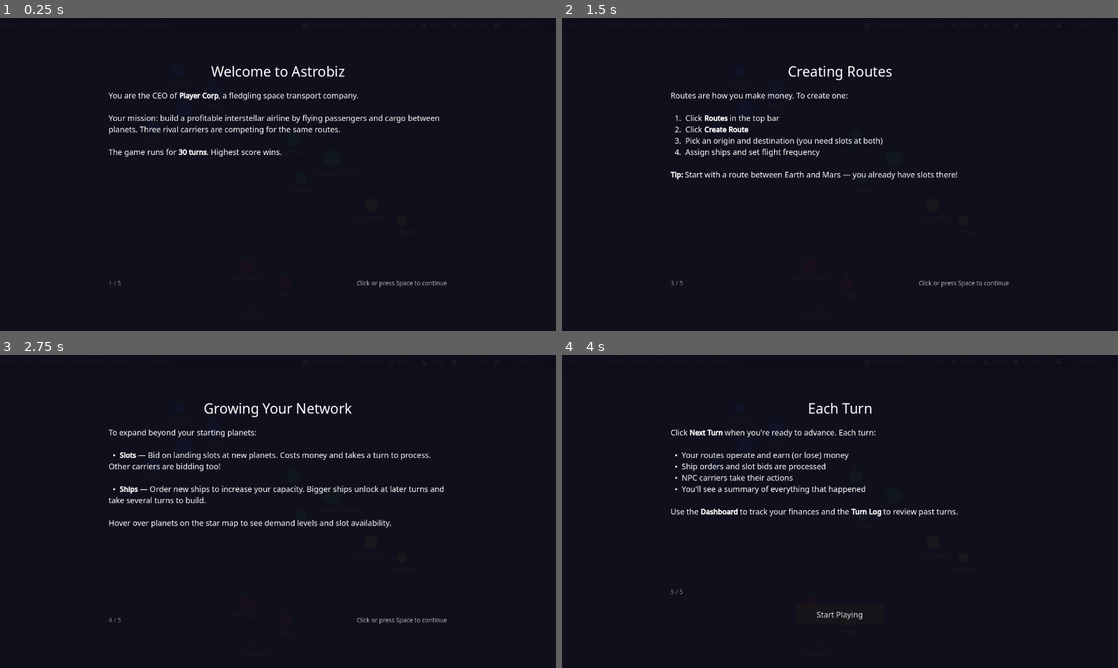
Above: before the commit, frames 1-4 (two rows, left to right).
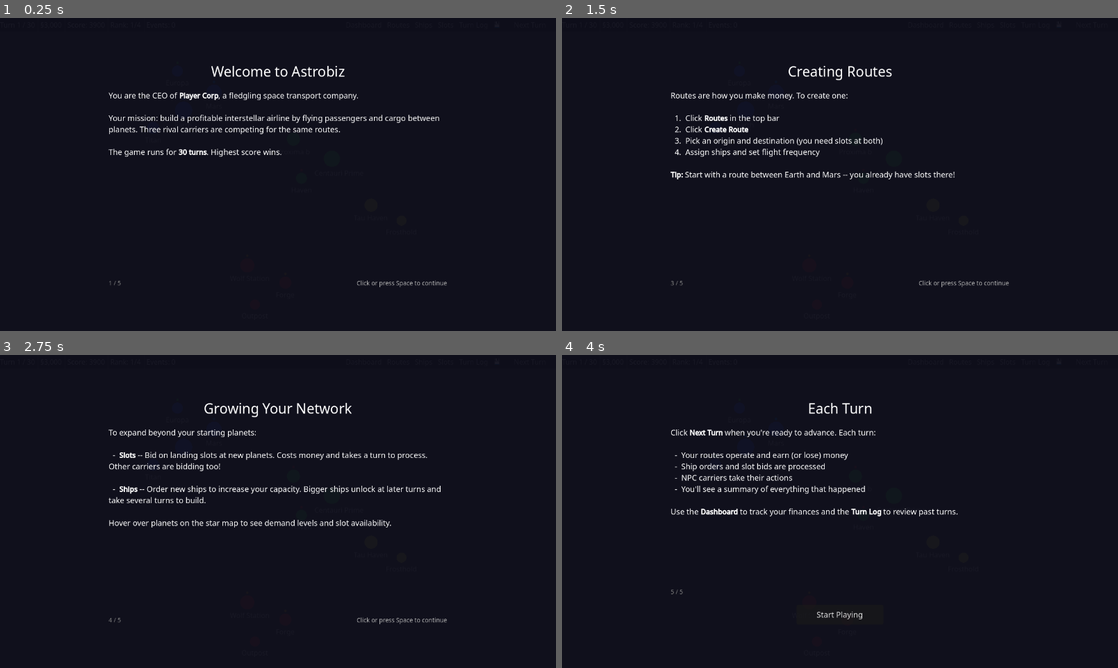
Above: after the commit, the same moments.

Repository: upta/gamedev-tv-jam-2026
Game: Godot game, scene res://bootstrap/app_root.tscn
Same seed, same stepped clock (60 frames per second), same inputs: the game is played once before the commit and once after it.
Inputs (mouse positions are in pixels of both pictures, inside the frame that each line leads up to):
- Up to frame 1 (0.25 s): no input
- Up to frame 2 (1.5 s): click (923, 24) at 0.5 s, where only the run after the commit has a clickable "Dashboard"; click (962, 24) at 1.25 s, where only the run after the commit has a clickable "Routes"
- Up to frame 3 (2.75 s): click (422, 361) at 2 s, where only the run after the commit has a clickable "Ships"
- Up to frame 4 (4 s): click (1006, 361) at 2.75 s, where only the run after the commit has a clickable "Slots"; click (1034, 361) at 3.5 s, where only the run after the commit has a clickable "Turn Log"

The runs differ from the first frame. In frame 2, 0.2% of the frame differs, in the area x 50-72%, y 48-52%; in frame 3, 1.3%, in the area x 20-80%, y 30-45%; in frame 4, 1.0%.

Commit message:
fix: replace all non-ASCII display text with ASCII equivalents
The bundled Noto Sans Latin-Greek-Cyrillic font only covers Latin/Greek/
Cyrillic ranges, not Arrows, General Punctuation, Dingbats, or Emoji
blocks. Replace all non-ASCII characters in user-facing display text:

- Arrows: -> instead of U+2192
- Emoji: removed from nav bar buttons and modal titles
- Bullets: - instead of U+2022
- Em dashes: - instead of U+2014
- Check marks: * instead of U+2713
- Multiplication: x instead of U+00D7
- Close buttons: X instead of U+2715

Comments are left unchanged (they don't render in-game).

Co-authored-by: Copilot <223556219+Copilot@users.noreply.github.com>

Diff:
--- a/src/game/events/event_system.gd
+++ b/src/game/events/event_system.gd
@@ -158,7 +158,7 @@
 		var pct: int = roundi((event.modifier - 1.0) * 100.0)
 		var sign: String = "+" if pct >= 0 else ""
 		var type_label: String = event.demand_type + " demand"
-		var desc: String = "%s — %s %s%d%% (%d turns remaining)" % [
+		var desc: String = "%s - %s %s%d%% (%d turns remaining)" % [
 			event.description, type_label, sign, pct, event.remaining_turns
 		]
 		descriptions.append(desc)
--- a/src/game/simulation/turn_summary_builder.gd
+++ b/src/game/simulation/turn_summary_builder.gd
@@ -175,7 +175,7 @@
 		var origin_name := _get_planet_name(game_state, route.get("origin_id", ""))
 		var dest_name := _get_planet_name(game_state, route.get("dest_id", ""))
 		var ship_count: int = route.get("ship_count", 0)
-		actions.append("Created route %s → %s (%d ship%s)" % [
+		actions.append("Created route %s -> %s (%d ship%s)" % [
 			origin_name, dest_name, ship_count,
 			"s" if ship_count != 1 else "",
 		])
--- a/src/game/ui/modal_dialog.tscn
+++ b/src/game/ui/modal_dialog.tscn
@@ -44,7 +44,7 @@
 
 [node name="CloseButton" type="Button" parent="Panel/VBoxContainer/TitleBar"]
 layout_mode = 2
-text = "✕"
+text = "X"
 
 [node name="ContentContainer" type="MarginContainer" parent="Panel/VBoxContainer"]
 layout_mode = 2
--- a/src/game/ui/modals/create_route_modal.gd
+++ b/src/game/ui/modals/create_route_modal.gd
@@ -228,7 +228,7 @@
 	# Max frequency label
 	var freq_max_label := Label.new()
 	freq_max_label.name = "FreqMaxLabel"
-	freq_max_label.text = "/ %d" % max_freq if max_freq > 0 else "/ —"
+	freq_max_label.text = "/ %d" % max_freq if max_freq > 0 else "/ -"
 	freq_row.add_child(freq_max_label)
 
 	# Pricing
@@ -311,13 +311,13 @@
 			var available_count: int = carrier.get_available_slots_at(planet.id) - _count_pending_routes_at(planet.id)
 			items_with_slots.append({
 				"id": planet.id,
-				"label": "%s — %d available (%d owned)" % [planet.name, available_count, slot_count],
+				"label": "%s - %d available (%d owned)" % [planet.name, available_count, slot_count],
 				"selectable": available_count >= 1,
 			})
 		else:
 			items_no_slots.append({
 				"id": planet.id,
-				"label": "%s — No slots" % planet.name,
+				"label": "%s - No slots" % planet.name,
 				"selectable": false,
 			})
 
@@ -387,14 +387,14 @@
 				"id": ship.id,
 				"label": "%s (Pax:%d Cargo:%d)%s" % [
 					type_name, ship.passenger_capacity, ship.cargo_capacity,
-					" ✓" if already_selected else "",
+					" *" if already_selected else "",
 				],
 				"selectable": true,
 			})
 		else:
 			out_range.append({
 				"id": ship.id,
-				"label": "%s — Out of range" % type_name,
+				"label": "%s - Out of range" % type_name,
 				"selectable": false,
 			})
 
@@ -440,7 +440,7 @@
 	title_label.size_flags_horizontal = Control.SIZE_EXPAND_FILL
 	title_row.add_child(title_label)
 	var close_btn := Button.new()
-	close_btn.text = "✕"
+	close_btn.text = "X"
 	close_btn.pressed.connect(_close_selection_popup)
 	title_row.add_child(close_btn)
 	vbox.add_child(title_row)
@@ -646,7 +646,7 @@
 	if freq_row:
 		var max_label := freq_row.get_node_or_null("FreqMaxLabel")
 		if max_label:
-			max_label.text = "/ %d" % max_freq if max_freq > 0 else "/ —"
+			max_label.text = "/ %d" % max_freq if max_freq > 0 else "/ -"
 
 
 # ---------------------------------------------------------------------------
--- a/src/game/ui/modals/dashboard_modal.gd
+++ b/src/game/ui/modals/dashboard_modal.gd
@@ -6,7 +6,7 @@
 
 func _ready() -> void:
 	super()
-	set_title("📊 Dashboard")
+	set_title("Dashboard")
 
 
 func bind(game_state: GameState, carrier_id: String) -> void:
--- a/src/game/ui/modals/manage_slots_modal.gd
+++ b/src/game/ui/modals/manage_slots_modal.gd
@@ -229,7 +229,7 @@
 	_popup_planet_id = planet_id
 	var available := _calc_available_slots(planet_id)
 
-	_popup_title.text = "Buy Slots — %s" % planet.name
+	_popup_title.text = "Buy Slots - %s" % planet.name
 	_popup_qty_spin.max_value = maxi(available, 1)
 	_popup_qty_spin.value = 1
 	_popup_price_row.visible = true
@@ -248,7 +248,7 @@
 	_popup_mode = "sell"
 	_popup_planet_id = planet_id
 
-	_popup_title.text = "Sell Slots — %s" % planet.name
+	_popup_title.text = "Sell Slots - %s" % planet.name
 	_popup_qty_spin.max_value = owned
 	_popup_qty_spin.value = 1
 	_popup_price_row.visible = false
--- a/src/game/ui/modals/order_ship_modal.gd
+++ b/src/game/ui/modals/order_ship_modal.gd
@@ -148,7 +148,7 @@
 		return
 	var qty := int(_qty_spin.value) if _qty_spin else 1
 	var total_cost := st.cost * qty
-	_stats_label.text = "Cost: §%d × %d = §%d | Cap: %d | Range: %.1f ly | Build: %d turns" % [st.cost, qty, total_cost, st.max_capacity, st.range, st.build_turns]
+	_stats_label.text = "Cost: §%d x %d = §%d | Cap: %d | Range: %.1f ly | Build: %d turns" % [st.cost, qty, total_cost, st.max_capacity, st.range, st.build_turns]
 	_order_button.disabled = carrier.cash < total_cost
 
 
--- a/src/game/ui/modals/routes_modal.gd
+++ b/src/game/ui/modals/routes_modal.gd
@@ -65,7 +65,7 @@
 
 func _build_active_routes(carrier: CarrierData) -> void:
 	var header := Label.new()
-	header.text = "— Active Routes —"
+	header.text = "-- Active Routes --"
 	_content.add_child(header)
 
 	var active_routes := carrier.get_active_routes()
@@ -86,7 +86,7 @@
 		# Line 1: Route config + cancel button
 		var row := HBoxContainer.new()
 		var label := Label.new()
-		label.text = "%s → %s | Ships: %d | Pax: §%d Cargo: §%d | Freq: %d" % [
+		label.text = "%s -> %s | Ships: %d | Pax: §%d Cargo: §%d | Freq: %d" % [
 			origin_name, dest_name, route.ship_ids.size(),
 			int(route.passenger_price), int(route.cargo_price), route.frequency,
 		]
@@ -146,7 +146,7 @@
 
 func _build_pending_actions() -> void:
 	var header := Label.new()
-	header.text = "— Pending Route Actions —"
+	header.text = "-- Pending Route Actions --"
 	_content.add_child(header)
 
 	var intent := _player_controller.pending_intent
@@ -163,7 +163,7 @@
 
 		var row := HBoxContainer.new()
 		var label := Label.new()
-		label.text = "Create: %s → %s (%d ships)" % [
+		label.text = "Create: %s -> %s (%d ships)" % [
 			origin_name, dest_name, rc["ship_ids"].size(),
 		]
 		label.size_flags_horizontal = Control.SIZE_EXPAND_FILL
--- a/src/game/ui/modals/ships_modal.gd
+++ b/src/game/ui/modals/ships_modal.gd
@@ -73,12 +73,12 @@
 			var type_name := ship_type.name if ship_type else ship.type_id
 			var assignment: String = ship_route_map.get(ship.id, "Idle")
 			var label := Label.new()
-			label.text = "%s — Pax:%d Cargo:%d — %s" % [type_name, ship.passenger_capacity, ship.cargo_capacity, assignment]
+			label.text = "%s - Pax:%d Cargo:%d - %s" % [type_name, ship.passenger_capacity, ship.cargo_capacity, assignment]
 			_content_vbox.add_child(label)
 
 		for ship: ShipCatalog.ShipInstance in carrier.pending_orders:
 			var label := Label.new()
-			label.text = "(Building) %s — Ready turn %d" % [ship.type_id, ship.available_turn]
+			label.text = "(Building) %s - Ready turn %d" % [ship.type_id, ship.available_turn]
 			_content_vbox.add_child(label)
 
 	_content_vbox.add_child(HSeparator.new())
@@ -103,7 +103,7 @@
 			var order: Dictionary = orders[i]
 			var row := HBoxContainer.new()
 			var label := Label.new()
-			label.text = "%s — Pax:%d Cargo:%d" % [order["type_id"], order["passenger_capacity"], order["cargo_capacity"]]
+			label.text = "%s - Pax:%d Cargo:%d" % [order["type_id"], order["passenger_capacity"], order["cargo_capacity"]]
 			label.size_flags_horizontal = Control.SIZE_EXPAND_FILL
 			row.add_child(label)
 
--- a/src/game/ui/modals/slots_modal.gd
+++ b/src/game/ui/modals/slots_modal.gd
@@ -14,7 +14,7 @@
 
 func _ready() -> void:
 	super()
-	set_title("🪐 Planet Slots")
+	set_title("Planet Slots")
 
 
 func bind(player_controller: PlayerController, game_state: GameState) -> void:
@@ -81,7 +81,7 @@
 		var planet_name: String = planet.name if planet else str(bid["planet_id"])
 		var row := HBoxContainer.new()
 		var lbl := Label.new()
-		lbl.text = "Bid: %s × %d @ $%.0f/slot" % [planet_name, bid["quantity"], bid["price_per_slot"]]
+		lbl.text = "Bid: %s x %d @ $%.0f/slot" % [planet_name, bid["quantity"], bid["price_per_slot"]]
 		lbl.size_flags_horizontal = Control.SIZE_EXPAND_FILL
 		row.add_child(lbl)
 		var cancel_btn := Button.new()
@@ -98,7 +98,7 @@
 		var planet_name: String = planet.name if planet else str(sale["planet_id"])
 		var row := HBoxContainer.new()
 		var lbl := Label.new()
-		lbl.text = "Sell: %s × %d" % [planet_name, sale["count"]]
+		lbl.text = "Sell: %s x %d" % [planet_name, sale["count"]]
 		lbl.size_flags_horizontal = Control.SIZE_EXPAND_FILL
 		row.add_child(lbl)
 		var cancel_btn := Button.new()
--- a/src/game/ui/modals/turn_log_modal.gd
+++ b/src/game/ui/modals/turn_log_modal.gd
@@ -6,7 +6,7 @@
 
 func _ready() -> void:
 	super()
-	set_title("📜 Turn Log")
+	set_title("Turn Log")
 
 
 func add_turn_result(turn_number: int, result: TurnPipeline.TurnResult, carrier_id: String) -> void:
--- a/src/game/ui/panels/dashboard_panel.gd
+++ b/src/game/ui/panels/dashboard_panel.gd
@@ -104,7 +104,7 @@
 		if dest != null:
 			dest_name = dest.name
 		var label := Label.new()
-		label.text = "%s → %s | Pax: §%d Cargo: §%d | Ships: %d | Freq: %d" % [
+		label.text = "%s -> %s | Pax: §%d Cargo: §%d | Ships: %d | Freq: %d" % [
 			origin_name, dest_name,
 			int(route.passenger_price), int(route.cargo_price),
 			route.ship_ids.size(), route.frequency,
--- a/src/game/ui/top_bar.gd
+++ b/src/game/ui/top_bar.gd
@@ -6,11 +6,11 @@
 signal debug_save_pressed()
 
 const TOOLBAR_BUTTONS: Array[Array] = [
-	["📊 Dashboard", "dashboard"],
-	["🚀 Routes", "routes"],
-	["🛸 Ships", "ships"],
-	["🏷️ Slots", "slots"],
-	["📜 Turn Log", "turn_log"],
+	["Dashboard", "dashboard"],
+	["Routes", "routes"],
+	["Ships", "ships"],
+	["Slots", "slots"],
+	["Turn Log", "turn_log"],
 ]
 
 @onready var _turn_label: Label = %TurnLabel
--- a/src/game/ui/turn_presentation_overlay.gd
+++ b/src/game/ui/turn_presentation_overlay.gd
@@ -170,7 +170,7 @@
 	var lines: Array[String] = []
 
 	for action: String in summary.actions:
-		lines.append("[indent]• %s[/indent]" % action)
+		lines.append("[indent]- %s[/indent]" % action)
 
 	if lines.size() == 0:
 		lines.append("[indent][i]No notable actions[/i][/indent]")
@@ -180,7 +180,7 @@
 		summary.total_revenue, summary.total_costs + summary.slot_upkeep,
 		"+" if summary.net >= 0 else "-", absf(summary.net),
 	])
-	lines.append("Cash: §%.0f → §%.0f" % [summary.cash_before, summary.cash_after])
+	lines.append("Cash: §%.0f -> §%.0f" % [summary.cash_before, summary.cash_after])
 
 	return lines
 
@@ -231,7 +231,7 @@
 				profit_color, "+" if profit >= 0 else "-", absf(profit), profit_delta_str,
 			]
 
-			lines.append("[indent]%s → %s    %s%s  %s%s  Profit: %s[/indent]" % [
+			lines.append("[indent]%s -> %s    %s%s  %s%s  Profit: %s[/indent]" % [
 				origin_name, dest_name,
 				pax_str, pax_delta_str,
 				cargo_str, cargo_delta_str,
@@ -251,7 +251,7 @@
 		if active_descs.size() > 0:
 			lines.append("[b]Events:[/b]")
 			for desc: String in active_descs:
-				lines.append("[indent]• %s[/indent]" % desc)
+				lines.append("[indent]- %s[/indent]" % desc)
 			lines.append("")
 
 	# Financials section
@@ -260,23 +260,23 @@
 		summary.total_revenue, summary.total_costs, summary.slot_upkeep,
 		"+" if summary.net >= 0 else "-", absf(summary.net),
 	])
-	lines.append("[indent]Cash: §%.0f → §%.0f[/indent]" % [summary.cash_before, summary.cash_after])
+	lines.append("[indent]Cash: §%.0f -> §%.0f[/indent]" % [summary.cash_before, summary.cash_after])
 	lines.append("")
 
 	# Other section
 	var other_lines: Array[String] = []
 	for delivery: Dictionary in summary.ships_delivered:
-		other_lines.append("• Ship delivered: %s" % delivery.get("type_id", ""))
+		other_lines.append("- Ship delivered: %s" % delivery.get("type_id", ""))
 	for slot: Dictionary in summary.slots_won:
 		var pname := _get_planet_name(slot.get("planet_id", ""))
-		other_lines.append("• Won %d slot%s at %s" % [
+		other_lines.append("- Won %d slot%s at %s" % [
 			slot.get("count", 0), "s" if slot.get("count", 0) != 1 else "", pname,
 		])
 	for slot: Dictionary in summary.slots_lost:
 		var pname := _get_planet_name(slot.get("planet_id", ""))
-		other_lines.append("• Lost bid at %s" % pname)
+		other_lines.append("- Lost bid at %s" % pname)
 	for order: Dictionary in summary.ships_ordered:
-		other_lines.append("• Ordered %s" % order.get("type_id", ""))
+		other_lines.append("- Ordered %s" % order.get("type_id", ""))
 
 	if other_lines.size() > 0:
 		lines.append("[b]Other:[/b]")
--- a/src/game/ui/welcome_overlay.gd
+++ b/src/game/ui/welcome_overlay.gd
@@ -44,9 +44,9 @@
 			"title": "Your Starting Assets",
 			"content": (
 				"You begin with:\n\n"
-				+ "  •  [b]$3,000[/b] in cash\n"
-				+ "  •  [b]1 shuttle[/b] (SD-100 — 40 capacity, split between passengers and cargo)\n"
-				+ "  •  [b]2 landing slots[/b] at Earth and Mars\n\n"
+				+ "  -  [b]$3,000[/b] in cash\n"
+				+ "  -  [b]1 shuttle[/b] (SD-100 -- 40 capacity, split between passengers and cargo)\n"
+				+ "  -  [b]2 landing slots[/b] at Earth and Mars\n\n"
 				+ "Landing slots give you the right to operate at a planet. "
 				+ "You need a slot at both ends of any route you create."
 			),
@@ -59,16 +59,16 @@
 				+ "  2.  Click [b]Create Route[/b]\n"
 				+ "  3.  Pick an origin and destination (you need slots at both)\n"
 				+ "  4.  Assign ships and set flight frequency\n\n"
-				+ "[b]Tip:[/b] Start with a route between Earth and Mars — you already have slots there!"
+				+ "[b]Tip:[/b] Start with a route between Earth and Mars -- you already have slots there!"
 			),
 		},
 		{
 			"title": "Growing Your Network",
 			"content": (
 				"To expand beyond your starting planets:\n\n"
-				+ "  •  [b]Slots[/b] — Bid on landing slots at new planets. Costs money and takes a turn to process. "
+				+ "  -  [b]Slots[/b] -- Bid on landing slots at new planets. Costs money and takes a turn to process. "
 				+ "Other carriers are bidding too!\n\n"
-				+ "  •  [b]Ships[/b] — Order new ships to increase your capacity. Bigger ships unlock at later turns "
+				+ "  -  [b]Ships[/b] -- Order new ships to increase your capacity. Bigger ships unlock at later turns "
 				+ "and take several turns to build.\n\n"
 				+ "Hover over planets on the star map to see demand levels and slot availability."
 			),
@@ -77,10 +77,10 @@
 			"title": "Each Turn",
 			"content": (
 				"Click [b]Next Turn[/b] when you're ready to advance. Each turn:\n\n"
-				+ "  •  Your routes operate and earn (or lose) money\n"
-				+ "  •  Ship orders and slot bids are processed\n"
-				+ "  •  NPC carriers take their actions\n"
-				+ "  •  You'll see a summary of everything that happened\n\n"
+				+ "  -  Your routes operate and earn (or lose) money\n"
+				+ "  -  Ship orders and slot bids are processed\n"
+				+ "  -  NPC carriers take their actions\n"
+				+ "  -  You'll see a summary of everything that happened\n\n"
 				+ "Use the [b]Dashboard[/b] to track your finances and the [b]Turn Log[/b] to review past turns."
 			),
 		},
